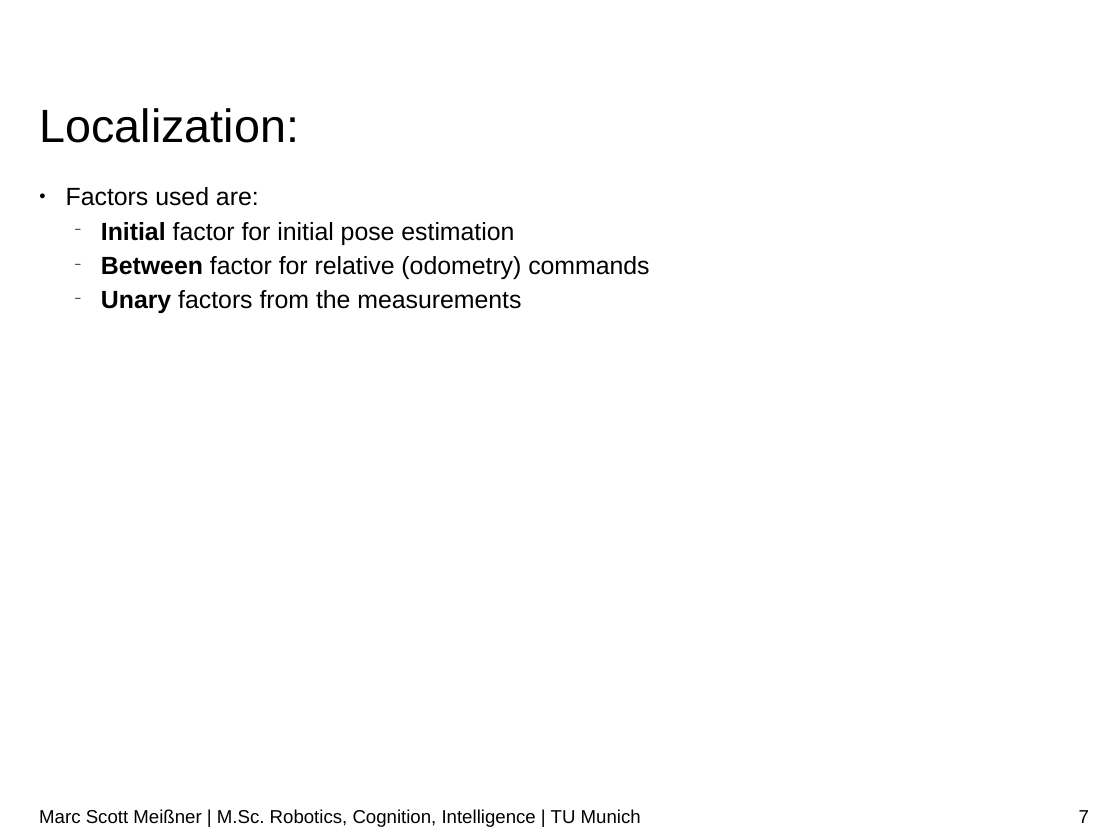
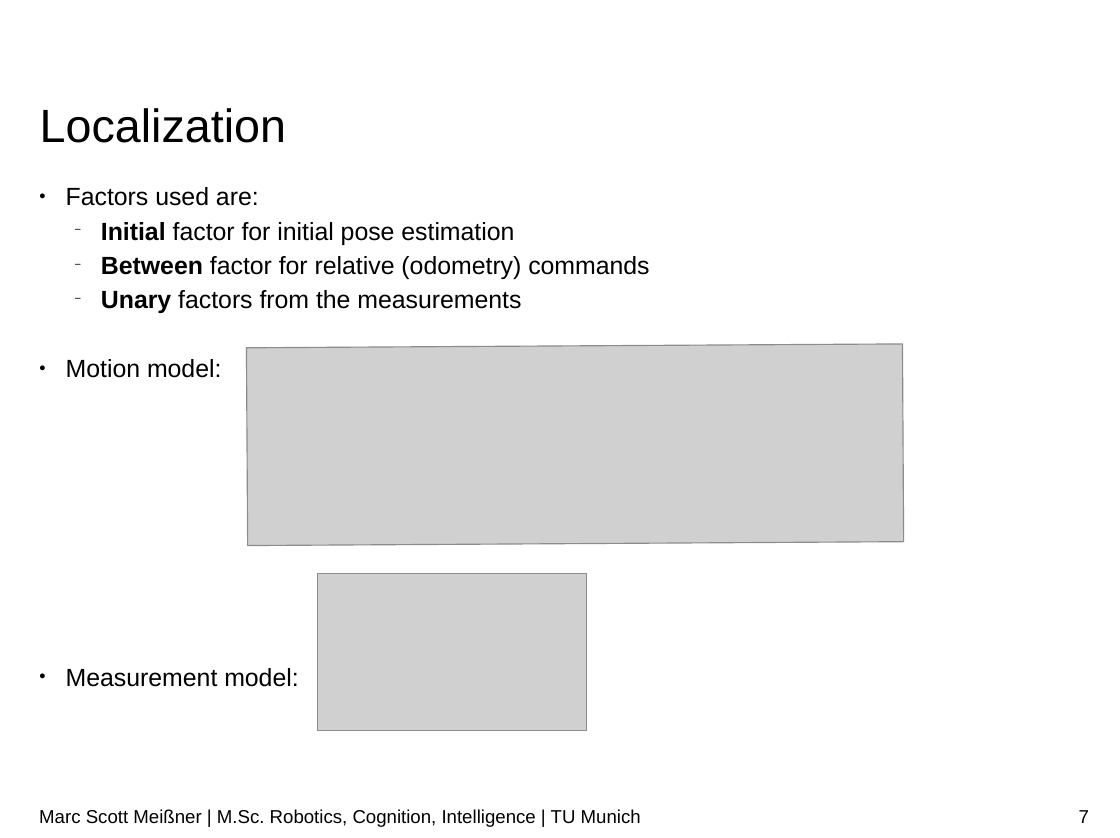
Before and after one commit to linuxcumt/car_project, a slide deck: slide 7 of wiki/Localization_GTSAM.odp. Drawn at 1120x838 pixels with LibreOffice and Linux fonts; fonts in the diff are those of the drawing; grey boxes stand for pictures; background and template pictures are left out. Boxes give left, top, right and bottom in pixels: in the first picture for what was removed or moved away, otherwise in the second. Text is boxed around its words. In the diff, an @@ line names an element or a change of style, - is before the commit and + after.

```diff
--- a/wiki/Localization_GTSAM.odp
+++ b/wiki/Localization_GTSAM.odp
@@ title at (x1=40, y1=108, x2=286, y2=143): text changed @@
-Localization:
+Localization
@@ text at (x1=66, y1=359, x2=298, y2=687): paragraphs added @@
+● Motion model:
+● Measurement model:
@@ picture added at (x1=247, y1=344, x2=904, y2=546) @@
@@ picture added at (x1=317, y1=573, x2=586, y2=730) @@
```
Also in this commit, not shown: 5 other slides changed, 1 slide added, 17 slides removed.
